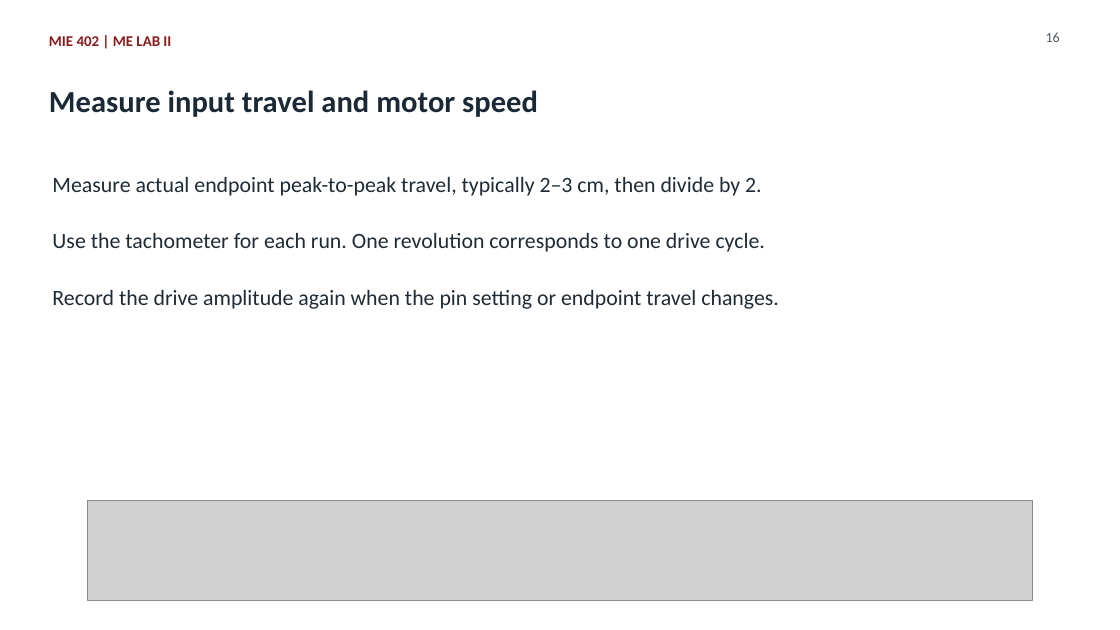
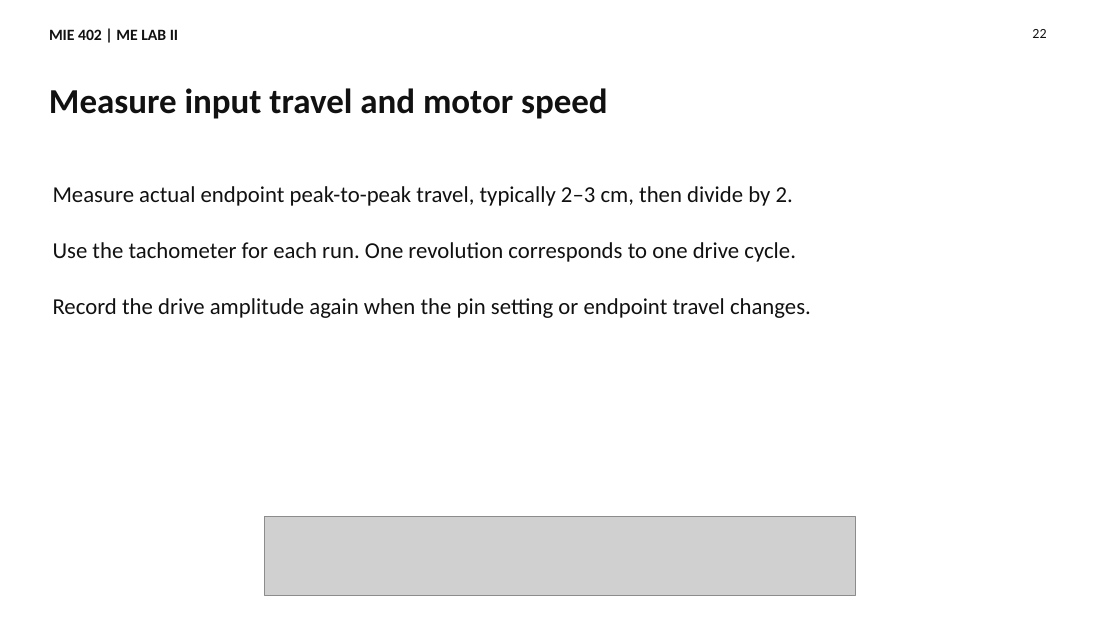
Before and after one commit to Ehsan-Roohi/MIE402-Lab, a slide deck: slide 22 of site/docs/MIE402_Lecture06_Forced_Response_Fall2026.pptx (slide 16 before the commit). Drawn at 1120x630 pixels with LibreOffice and Linux fonts; fonts in the diff are those of the drawing; grey boxes stand for pictures. Boxes give left, top, right and bottom in pixels: in the first picture for what was removed or moved away, otherwise in the second. Text is boxed around its words. In the diff, an @@ line names an element or a change of style, - is before the commit and + after.

```diff
--- a/site/docs/MIE402_Lecture06_Forced_Response_Fall2026.pptx
+++ b/site/docs/MIE402_Lecture06_Forced_Response_Fall2026.pptx
@@ text "MIE 402 | ME LAB ..." at [49,29,178,40]: size 12.8 to 13.5 pt, text colour #881C1C to #111111; line spacing 1.32 to 1 @@
@@ text added at [1032,29,1046,38], 12 pt, text #111111 @@
+22
@@ text removed at [1046,32,1060,42] @@
-16
@@ text "Measure input travel and motor ..." at [49,88,608,119]: size 26.2 to 30 pt, text colour #1B2937 to #111111; line spacing 1.32 to 1 @@
@@ size 18.8 to 19.5 pt, text colour #202B36 to #111111; line spacing 1.32 to 1 in 3 elements at [53,298,811,318], [53,242,796,262], [53,186,793,206] @@
@@ text "Measure actual endpoint peak-to-peak travel, ...": place and size @@
-text "Measure actual endpoint peak-to-peak travel, ..." at [52,177,762,196]
+text "Measure actual endpoint peak-to-peak travel, ..." at [53,186,793,206]
@@ text "Use the tachometer for each ...": place and size @@
-text "Use the tachometer for each ..." at [52,233,765,252]
+text "Use the tachometer for each ..." at [53,242,796,262]
@@ text "Record the drive amplitude again ...": place and size @@
-text "Record the drive amplitude again ..." at [52,290,779,309]
+text "Record the drive amplitude again ..." at [53,298,811,318]
@@ picture removed at [87,501,1033,601] @@
@@ picture added at [265,517,856,596] @@
```
Also in this commit, not shown: 15 other slides changed, 14 slides added, 7 slides removed, 57 other files.
